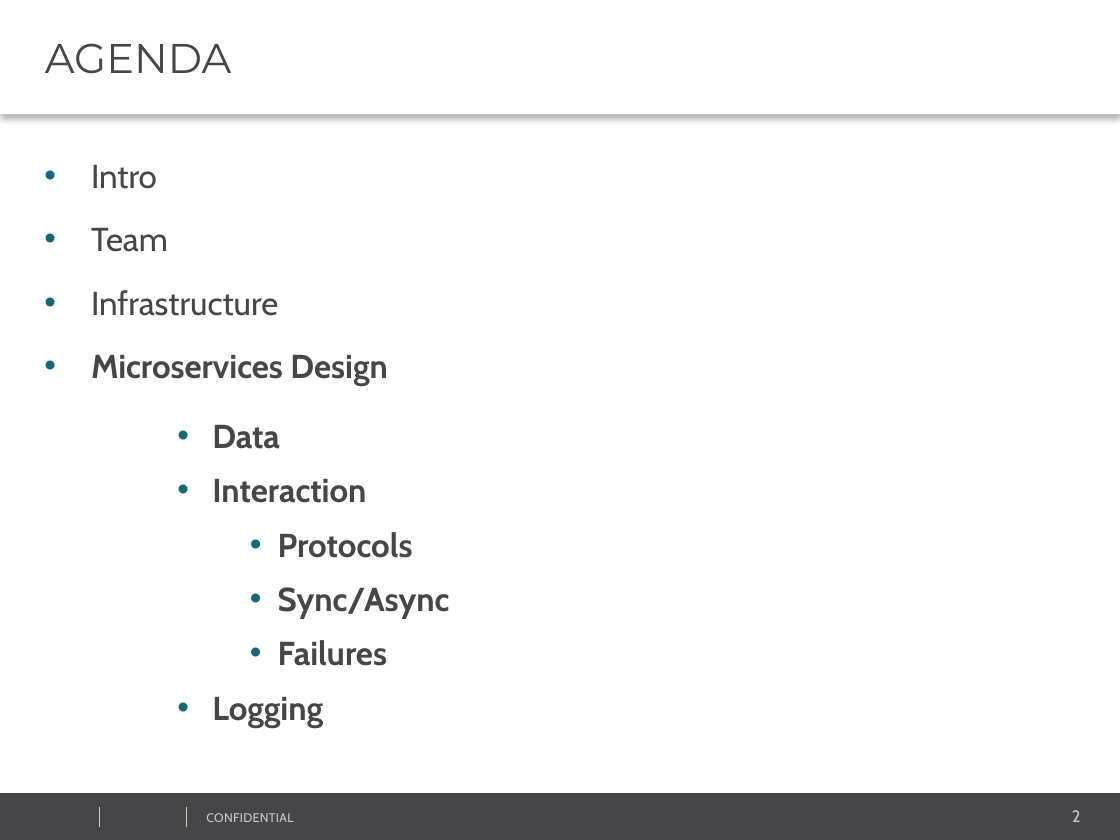
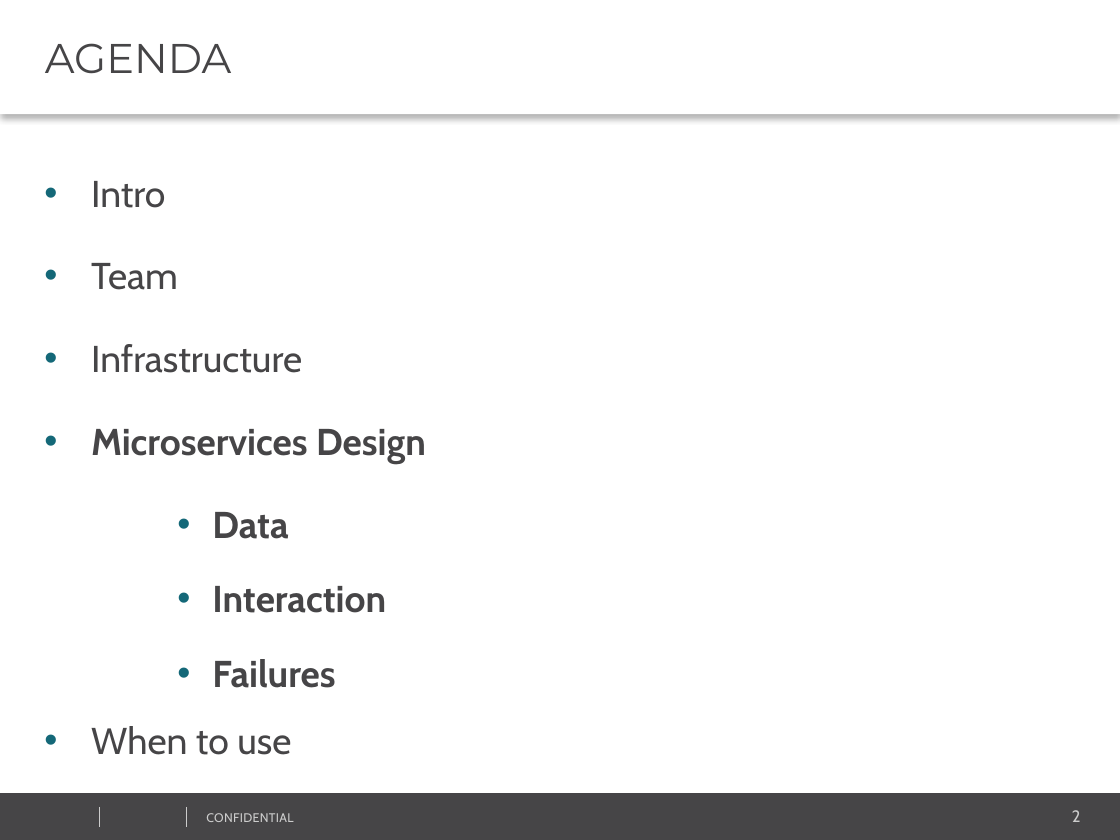
Before and after one commit to vitali-kviatkouski/personal, a slide deck: slide 2 of MicroservicesITWeek2017.pptx. Drawn at 1120x840 pixels with LibreOffice and Linux fonts; fonts in the diff are those of the drawing; background and template pictures are left out. Boxes give left, top, right and bottom in pixels: in the first picture for what was removed or moved away, otherwise in the second. Text is boxed around its words. In the diff, an @@ line names an element or a change of style, - is before the commit and + after.

```diff
--- a/MicroservicesITWeek2017.pptx
+++ b/MicroservicesITWeek2017.pptx
@@ text at [91,181,426,688]: size 16 to 18 pt in "Intro", "Team", "Infrastructure", "Microservices Design" and 3 more places; line spacing 1.2 to 1.5; less space between paragraphs; list level 3 to 2 in "Failures" @@
@@ text at [278,532,450,619]: paragraphs removed @@
-    • Protocols
-    • Sync/Async
@@ text at [91,726,291,755]: text changed; size 16 to 18 pt; bold off @@
-  • Logging
+• When to use
```
Also in this commit, not shown: 11 other slides changed.
